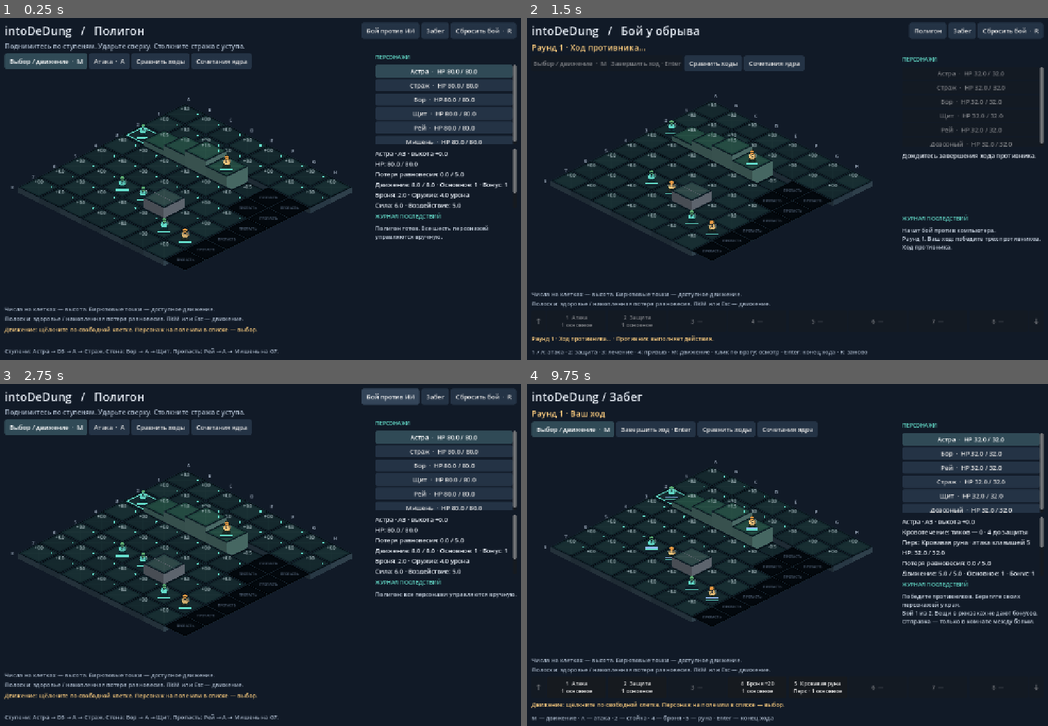
Above: before the commit, frames 1-4 (two rows, left to right).
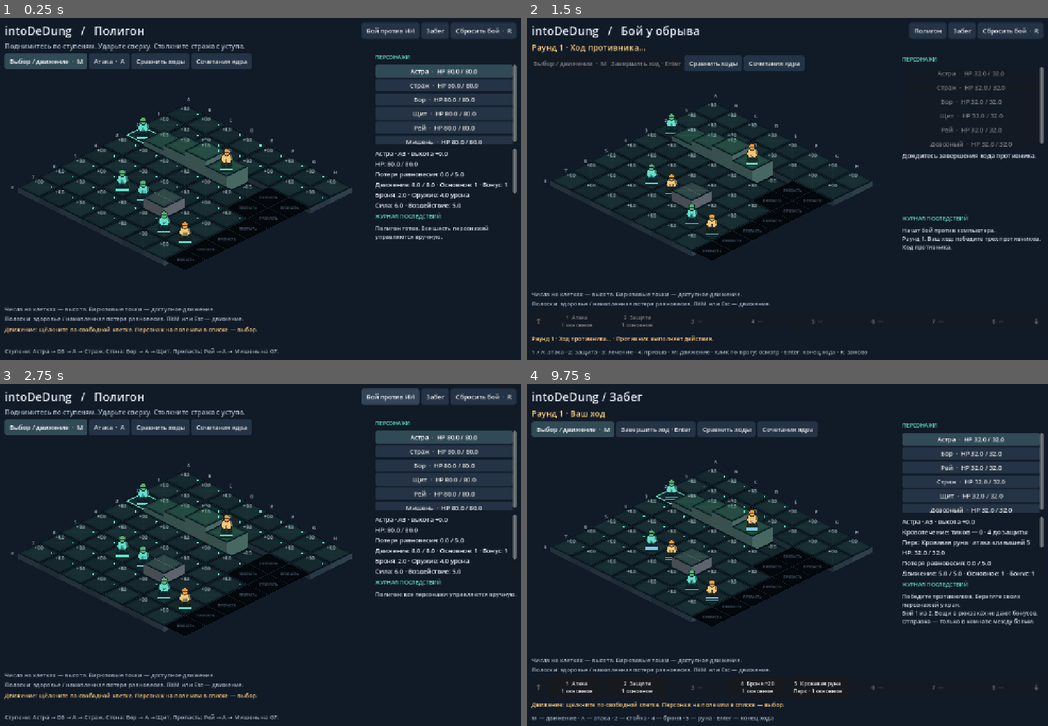
Above: after the commit, the same moments.

Repository: KonisheffAnton/into-de-dung
Game: Godot game, scene res://scenes/demo/battle_demo.tscn
The game is run twice, just before and just after one commit, with the same random seed, the same clock (stepped at 60 frames per second) and the same inputs. This scene is started directly instead of the project's main scene.
Inputs:
- Up to frame 1 (0.25 s): no input
- Up to frame 2 (1.5 s): click "Бой против ИИ" at 0.5 s; click "Завершить ход · Enter" at 1.25 s
- Up to frame 3 (2.75 s): click "Полигон" at 2 s
- Up to frame 4 (9.75 s): click "Забег" at 2.75 s; click "Астра · HP 32/32 ✓" at 3.5 s; click "Бор · HP 32/32" at 4.25 s; click "Астра · HP 32/32" at 5 s; click "Рей · HP 32/32" at 5.75 s; click "Рей · HP 32/32 ✓" at 6.5 s; click "На склад" at 7.25 s; click "На склад" at 8 s; click "На склад" at 8.75 s; click "Отправиться · бой 1 из 2" at 9.5 s

The runs differ from the first frame. In frame 1, 0.4% of the frame differs, in the area x 22-45%, y 29-65%; in frame 2, 0.3%; in frame 3, 0.4%; in frame 4, 0.3%.

Commit message:
feat(ui): enlarge battle baseline and keep readable zoom

Diff:
--- a/scenes/demo/visuals/ice_overlay.tscn
+++ b/scenes/demo/visuals/ice_overlay.tscn
@@ -3,6 +3,6 @@
 [ext_resource type="Texture2D" path="res://assets/placeholder_battle/ice.svg" id="1_ice"]
 
 [node name="IceSprite" type="Sprite2D"]
-position = Vector2(0, -17)
-scale = Vector2(0.5, 0.5)
+position = Vector2(0, -29)
+scale = Vector2(0.75, 0.75)
 texture = ExtResource("1_ice")
--- a/scenes/demo/visuals/placeholder_unit.tscn
+++ b/scenes/demo/visuals/placeholder_unit.tscn
@@ -7,12 +7,13 @@
 [node name="PlaceholderUnit" type="Node2D"]
 script = ExtResource("1_script")
 role = 3
+body_pick_rect = Rect2(-25, -60, 50, 68)
 
 [node name="ArtRoot" type="Node2D" parent="."]
 
 [node name="BodySprite" type="Sprite2D" parent="ArtRoot"]
-position = Vector2(0, -15)
-scale = Vector2(0.5, 0.5)
+position = Vector2(0, -26)
+scale = Vector2(0.75, 0.75)
 texture = ExtResource("2_unit")
 
 [node name="EffectRoot" type="Node2D" parent="ArtRoot"]
@@ -21,7 +22,7 @@
 visible = false
 
 [node name="EffectAnchor" type="Marker2D" parent="ArtRoot"]
-position = Vector2(0, -18)
+position = Vector2(0, -28)
 
 [node name="LabelAnchor" type="Marker2D" parent="ArtRoot"]
-position = Vector2(0, -48)
+position = Vector2(0, -72)
--- a/scripts/demo/battle_board_camera.gd
+++ b/scripts/demo/battle_board_camera.gd
@@ -1,7 +1,7 @@
 class_name BattleBoardCamera
 extends RefCounted
 
-const MIN_ZOOM: float = 0.5
+const MIN_ZOOM: float = 0.75
 const MAX_ZOOM: float = 2.5
 
 var zoom: float = 1.0
--- a/scripts/demo/battle_demo_board.gd
+++ b/scripts/demo/battle_demo_board.gd
@@ -466,7 +466,7 @@
 		if caption == "100%":
 			_camera_reset = button
 			button.name = "ResetCamera"
-			button.tooltip_text = "Общий вид. Колесо — масштаб; ПКМ — сдвиг карты. Ctrl+колесо — масштаб над прогнозом."
+			button.tooltip_text = "100% — базовый размер. Колесо — масштаб; ПКМ — сдвиг карты. Ctrl+колесо — масштаб над прогнозом."
 			button.pressed.connect(reset_camera)
 		else:
 			var factor := 1.1 if caption == "+" else 1.0 / 1.1
@@ -675,7 +675,8 @@
 func _rescale_layout() -> void:
 	if _camera_layout_size != Vector2.ZERO: camera_view.recenter_after_resize(_camera_layout_size * 0.5, size * 0.5)
 	_camera_layout_size = size
-	var factor := maxf(0.1, minf((size.x - 64) / 1024.0, (size.y - 108) / 544.0))
+	var factor := 1.0 if camera_controls_enabled else maxf(0.1, minf((size.x - 64) / 1024.0, (size.y - 108) / 544.0))
+	# Базовая геометрия в камере остаётся читаемой независимо от размера поля.
 	grid_config.tile_size = Vector2(128, 64) * factor
 	grid_config.height_step = 32 * factor
 	grid_config.origin_offset = Vector2(size.x * 0.5, size.y * 0.5 - grid_config.tile_size.y * 3.5)
--- a/scripts/demo/battle_demo_iso_visual.gd
+++ b/scripts/demo/battle_demo_iso_visual.gd
@@ -16,6 +16,7 @@
 var status_text: String = ""
 var transient_label: String = ""
 var transient_tint := Color("f7c97d")
+@export var body_pick_rect: Rect2 = Rect2(-17, -37, 34, 44)
 ## Демонстрационные состояния выбираются доской; сцена только отображает слои.
 var frozen: bool = false
 var burning: bool = false
@@ -130,7 +131,7 @@
 		if unit != null and not unit.alive: return []
 		var factor := grid_config.tile_size.x / 128.0
 		var offset := get_visual_offset()
-		return [PackedVector2Array([offset + Vector2(-17, 7) * factor, offset + Vector2(-17, -37) * factor, offset + Vector2(17, -37) * factor, offset + Vector2(17, 7) * factor])]
+		return [PackedVector2Array([offset + body_pick_rect.position * factor, offset + Vector2(body_pick_rect.end.x, body_pick_rect.position.y) * factor, offset + body_pick_rect.end * factor, offset + Vector2(body_pick_rect.position.x, body_pick_rect.end.y) * factor])]
 	var top := top_polygon()
 	if is_void: return [top]
 	var bottom := Vector2(0, grid_config.height_step * 0.55 + 0.5)
--- a/tests/test_battle_board_camera.gd
+++ b/tests/test_battle_board_camera.gd
@@ -39,7 +39,7 @@
 	var anchor: Vector2 = Vector2(120.0, 75.0)
 	var world_anchor: Vector2 = camera.view_to_world(anchor)
 	camera.zoom_at(0.1, anchor)
-	check(is_equal_approx(camera.zoom, 0.5), "zoom clamps to minimum")
+	check(is_equal_approx(camera.zoom, 0.75), "zoom clamps to minimum")
 	check(camera.world_to_view(world_anchor).is_equal_approx(anchor), "minimum zoom preserves cursor world point")
 	camera.zoom_at(9.0, anchor)
 	check(is_equal_approx(camera.zoom, 2.5), "zoom clamps to maximum")
--- a/tests/test_battle_camera_ui.gd
+++ b/tests/test_battle_camera_ui.gd
@@ -40,7 +40,7 @@
 	if not captures.is_empty():
 		DirAccess.make_dir_recursive_absolute(captures)
 	viewport = SubViewport.new()
-	viewport.size = Vector2i(1440, 950)
+	viewport.size = Vector2i(1280, 850)
 	viewport.render_target_update_mode = SubViewport.UPDATE_ALWAYS
 	root.add_child(viewport)
 	demo = (load("res://scenes/demo/core_reactions_battle.tscn") as PackedScene).instantiate() as BattleDemo
@@ -51,7 +51,7 @@
 	viewport.notify_mouse_entered()
 	await process_frame
 	await process_frame
-	_test_initial_state()
+	await _test_initial_state()
 	await _test_viewport_zoom_pan_and_buttons()
 	await _test_forecast_wheel_and_cancel()
 	await _test_execution_motion()
@@ -66,12 +66,22 @@
 	check(demo.core_reactions_mode and board.camera_controls_enabled, "H1 enables camera controls")
 	check(board.get_node_or_null("CameraControls") != null, "screen camera controls are present")
 	check(board._camera_reset.tooltip_text.contains("ПКМ — сдвиг карты"), "camera tooltip documents right-button pan")
+	check(board._camera_reset.tooltip_text.contains("100%") and not board._camera_reset.tooltip_text.contains("Общий вид"), "camera tooltip describes base size")
 	check(is_equal_approx(board.camera_view.zoom, 1.0) and board.camera_view.offset == Vector2.ZERO, "initial camera is centered at 100 percent")
+	check(board.grid_config.tile_size == Vector2(128, 64) and board.grid_config.height_step == 32.0, "main H1 uses 128x64 tiles and 32 height step at 100 percent")
+	await capture("main-100")
 	demo._hover(Vector2i(-1, -1))
 	check(demo._hint.text.contains("ПКМ — сдвиг карты") and demo._hint.text.contains("Esc или M"), "main hint describes right-button pan and keyboard cancel")
 	var center := board.cell_center(demo.session.selected_unit().cell)
 	check(board.cell_at(center) == demo.session.selected_unit().cell, "initial screen cell center picks same cell")
 	check(board.displayed_unit_at(center + Vector2(0, -12)) == demo.session.selected_id, "initial unit picking uses view coordinates")
+	var head := board.world_to_view(board._world_cell_center(demo.session.selected_unit().cell) + Vector2(0, -55))
+	check(board.displayed_unit_at(head) == demo.session.selected_id, "100 percent picking covers placeholder head")
+	var saved_size := board.size
+	board.size = Vector2(540, board.size.y)
+	check(board.grid_config.tile_size == Vector2(128, 64) and board.grid_config.height_step == 32.0, "narrow camera field keeps base tile geometry")
+	board.size = saved_size
+	await process_frame
 
 func _test_viewport_zoom_pan_and_buttons() -> void:
 	var board := demo.board_view
@@ -91,6 +101,10 @@
 	check(board.displayed_unit_at(board.cell_center(cell) + Vector2(0, -12)) == actor.id, "unit picking follows zoom transform")
 	check(demo._move_button.get_global_rect().size == toolbar_rect.size and demo._action_bar.get_global_rect().size == actionbar_rect.size, "camera zoom does not resize toolbar or action bar")
 	check(snapshot(demo.session as BattleCoreReactionsSession) == before_camera_input, "real camera input leaves snapshot RNG and counters unchanged")
+	# Основные сцены проверяются в исходном рабочем размере после новых узких кадров.
+	viewport.size = Vector2i(1440, 950)
+	await process_frame
+	await process_frame
 	var layers: Array[Node2D] = [board._tiles, board._entities, board._ghosts, board._impacts, board._numbers, board._overlay]
 	for layer: Node2D in layers:
 		check(layer.transform.is_equal_approx(board.camera_view.get_transform()), "all six visual layers share camera transform " + layer.name)
@@ -115,6 +129,8 @@
 	_push_wheel(zoom_anchor, MOUSE_BUTTON_WHEEL_DOWN, 1.0)
 	check(is_equal_approx(board.camera_view.zoom, zoom_before_zoom_out / 1.1), "wheel zooms out after pan")
 	check(board.world_to_view(world_before_zoom_out).is_equal_approx(anchor_local), "zoom-out after pan preserves cursor anchor")
+	var head_after_pan := board.world_to_view(board._world_cell_center(cell) + Vector2(0, -55))
+	check(board.displayed_unit_at(head_after_pan) == actor.id, "picking covers placeholder head after pan")
 	expected_zoom /= 1.1
 	var release := InputEventMouseButton.new()
 	release.button_index = MOUSE_BUTTON_RIGHT
@@ -147,6 +163,19 @@
 	await _click_control(reset)
 	check(is_equal_approx(board.camera_view.zoom, 1.0) and board.camera_view.offset == Vector2.ZERO, "reset button restores camera")
 	check(reset.text == "100%", "reset button shows current zoom percentage")
+	viewport.size = Vector2i(1280, 850)
+	await process_frame
+	await process_frame
+	board.reset_camera()
+	_push_wheel(board.global_position + Vector2(240, 180), MOUSE_BUTTON_WHEEL_DOWN, 100.0)
+	check(is_equal_approx(board.camera_view.zoom, 0.75) and board._camera_reset.text == "75%", "real wheel clamps at 75 percent and updates label")
+	var head_at_minimum := board.world_to_view(board._world_cell_center(actor.cell) + Vector2(0, -55))
+	check(board.displayed_unit_at(head_at_minimum) == actor.id, "75 percent picking covers placeholder head")
+	await capture("main-75")
+	board.reset_camera()
+	viewport.size = Vector2i(1440, 950)
+	await process_frame
+	await process_frame
 
 func _push_wheel(position: Vector2, button_index: MouseButton, factor: float, ctrl: bool = false) -> void:
 	var event := InputEventMouseButton.new()
@@ -339,6 +368,7 @@
 	demo.reset_demo()
 	await process_frame
 	check(is_equal_approx(board.camera_view.zoom, 1.0) and board.camera_view.offset == Vector2.ZERO, "new battle resets camera")
+	check(board.grid_config.tile_size == Vector2(128, 64) and board.grid_config.height_step == 32.0, "new battle reset retains camera base geometry")
 
 func _test_hub_view() -> void:
 	demo.queue_free()
@@ -351,8 +381,19 @@
 	hub.set_process(false)
 	await process_frame
 	check(hub.board_view.camera_controls_enabled and hub.board_view.get_node_or_null("CameraControls") != null, "hero hub battle enables camera")
+	check(hub.board_view.grid_config.tile_size == Vector2(128, 64) and hub.board_view.grid_config.height_step == 32.0, "hero hub H1 uses base tile geometry at 100 percent")
+	viewport.size = Vector2i(1280, 850)
+	await process_frame
+	await process_frame
+	await capture("hub-100")
 	_push_wheel(hub.board_view.global_position + hub.board_view.size * 0.5, MOUSE_BUTTON_WHEEL_UP, 3.0)
 	check(is_equal_approx(hub.board_view.camera_view.zoom, pow(1.1, 3.0)), "viewport wheel zooms hero hub battlefield")
+	hub.board_view.zoom_camera(0.75, hub.board_view.size * 0.5)
+	check(is_equal_approx(hub.board_view.camera_view.zoom, 0.75), "hero hub H1 supports 75 percent zoom")
+	await capture("hub-75")
+	viewport.size = Vector2i(1440, 950)
+	await process_frame
+	await process_frame
 	await capture("hub-battle")
 	hub.queue_free()
 	await process_frame
@@ -364,6 +405,8 @@
 	await process_frame
 	var calls: Array[int] = [0]
 	board.cancel_requested.connect(func() -> void: calls[0] += 1)
+	var legacy_factor := maxf(0.1, minf((board.size.x - 64) / 1024.0, (board.size.y - 108) / 544.0))
+	check(board.grid_config.tile_size == Vector2(128, 64) * legacy_factor and board.grid_config.height_step == 32.0 * legacy_factor, "camera-disabled field keeps legacy auto-fit geometry")
 	await _right_click(board.global_position + Vector2(300, 300))
 	check(not board.camera_controls_enabled and calls[0] == 1, "camera-disabled field keeps legacy right-click cancel")
 	board.queue_free()
--- a/tests/test_status_effects_ui.gd
+++ b/tests/test_status_effects_ui.gd
@@ -110,10 +110,24 @@
 	wet_button = await _button_for(&"elemental_wet")
 	await _click(wet_button.global_position + wet_button.size * 0.5)
 	_check(session.elemental_selected == &"wet", "mouse re-enters target mode")
+	# Первый свободный fixture часто занимает (0, 0); камера должна поместить его внутрь обрезаемой доски.
+	var board := demo.board_view
+	board.zoom_camera(0.75, board.size * 0.5)
+	var target_point := board.cell_center(target.cell)
+	_check(Rect2(Vector2.ZERO, board.size).has_point(target_point), "status fixture target point is inside board bounds")
+	_check(board.cell_at(target_point) == target.cell, "status fixture target point resolves to intended cell")
 	await _motion(_at(target.cell))
 	await preload("res://tests/fixtures/action_forecast_wait.gd").settle(self, demo)
-	_check(demo._elemental_forecast != null and demo._forecast_panel.text.contains("мокрый"), "hover produces before and after status preview")
-	_check(demo._elemental_forecast != null and demo._forecast_panel.text.contains("Кровотечение"), "preview includes stacked bleeding state")
+	if demo._elemental_forecast == null:
+		_check(false, "hover produces before and after status preview")
+		_check(false, "preview includes stacked bleeding state")
+		demo.queue_free(); await process_frame
+		viewport.queue_free(); await process_frame
+		print("STATUS EFFECTS UI RESULTS: %d passed, %d failed" % [passed, failed])
+		quit(1)
+		return
+	_check(demo._forecast_panel.text.contains("мокрый"), "hover produces before and after status preview")
+	_check(demo._forecast_panel.text.contains("Кровотечение"), "preview includes stacked bleeding state")
 	var expected_elemental: Dictionary = demo._elemental_forecast.units_after[target.id]["elemental"].duplicate(true)
 	var expected_bleeding: Dictionary = demo._elemental_forecast.units_after[target.id]["bleeding"].duplicate(true)
 	await _capture("status-effects-forecast")
Not shown, changed: docs/ARCHITECTURE.md
Not shown, changed: docs/BATTLE_PRESENTATION_REWORK.md
Not shown, added: docs/CODEX_HANDOFF.history-20261001-5.md
Not shown, changed: docs/CODEX_HANDOFF.md
Not shown, changed: docs/DESIGN_DIRECTION.md
Not shown, changed: docs/HISTORY.md
Not shown, changed: docs/TESTING.md
